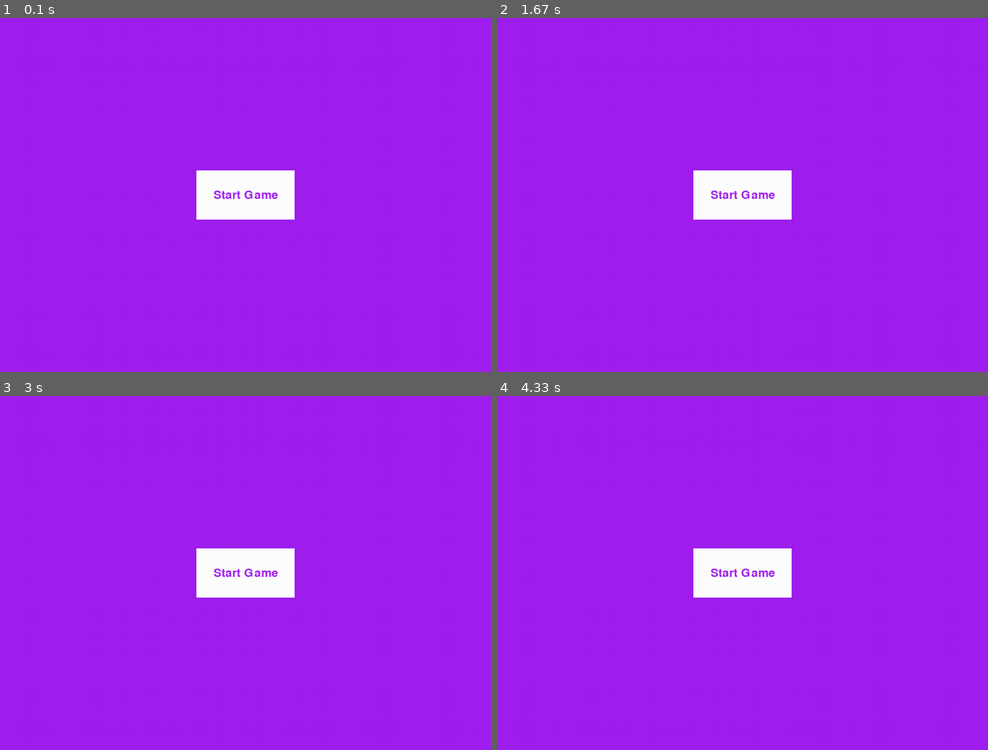
Above: before the commit, frames 1-4 (two rows, left to right).
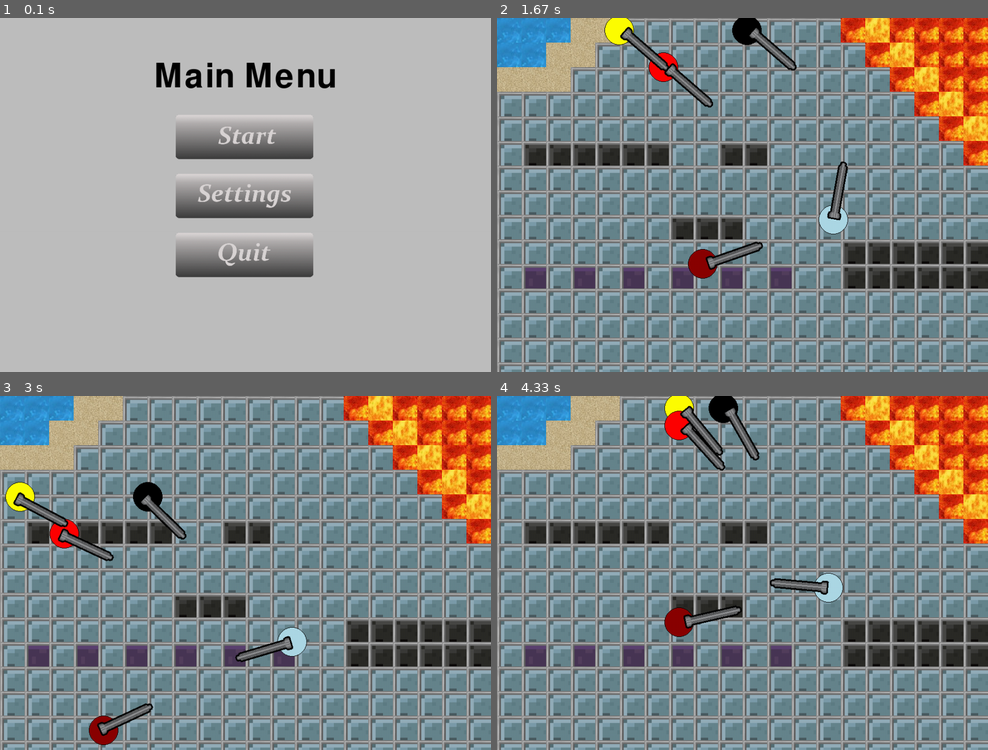
Above: after the commit, the same moments.

Repository: Luk38/Roboarena
Game: pygame game, started from RoboarenaGame.py
Two runs of this game, one before a commit and one after it. Both use one fixed random seed, a clock stepped at 60 frames per second and the inputs below.
Inputs (mouse positions are in pixels of both pictures, inside the frame that each line leads up to):
- Up to frame 1 (0.1 s): no input
- Up to frame 2 (1.67 s): click (742, 134) at 0.38 s; hold Right 0.67-1.13 s; move the mouse to (722, 99) at 0.7 s; hold Up 1.17-1.47 s; hold W 1.17-1.47 s; move the mouse to (830, 233) at 1.2 s; hold Right from 1.5 s (still down); hold D from 1.5 s (still down); move the mouse to (845, 148) at 1.53 s
- Up to frame 3 (3 s): release Right at 1.97 s; release D at 1.97 s; hold Left 2-2.53 s; hold A 2-2.53 s; move the mouse to (304, 548) at 2.03 s; hold Down 2.57-2.87 s; hold S 2.57-2.87 s; move the mouse to (68, 590) at 2.6 s; hold Left from 2.9 s (still down); hold A from 2.9 s (still down); move the mouse to (137, 686) at 2.93 s
- Up to frame 4 (4.33 s): release Left at 3.3 s; release A at 3.3 s; hold Up 3.33-3.7 s; hold W 3.33-3.7 s; move the mouse to (806, 530) at 3.37 s; hold Right from 3.73 s (still down); hold D from 3.73 s (still down); move the mouse to (560, 562) at 3.77 s

The runs differ from the first frame. In frame 1, 100% of the frame differs, in the area x 0-100%, y 0-100%; in frame 2, 100%; in frame 3, 100%; in frame 4, 100%.

Commit message:
Updated the Menu Screen

Diff:
--- a/RoboarenaGame.py
+++ b/RoboarenaGame.py
@@ -18,19 +18,17 @@
 
 # Variable if game active
 game_active = False
+settings_active = False
 
-# Button
-BUTTON_WIDTH = 200
-BUTTON_HEIGHT = 100
-BUTTON_COLOR = "white"
-BUTTON_TEXT = "Start Game"
-BUTTON_TEXT_COLOR = "purple"
-
-# Font
-font = pygame.font.Font(None, 36)
-text_surface = font.render(BUTTON_TEXT, True, BUTTON_TEXT_COLOR)
-text_rect = text_surface.get_rect(center=(SCREEN_WIDTH // 2,
-                                          SCREEN_HEIGHT // 2))
+# load buttons
+start_button_surface = pygame.image.load("img/Menu-images/startbutton.png")
+start_button_surface = pygame.transform.scale_by(start_button_surface, 0.5)
+settings_button_surface = pygame.image.load(
+    "img/Menu-images/settingsbutton.png")
+settings_button_surface = pygame.transform.scale_by(
+    settings_button_surface, 0.5)
+quit_button_surface = pygame.image.load("img/Menu-images/quitbutton.png")
+quit_button_surface = pygame.transform.scale_by(quit_button_surface, 0.5)
 
 # Arena
 Arena = arena(1000, 1000, 50, 50, "map_Lvl_1.txt")
@@ -64,6 +62,9 @@
                 y_dir = 1
             elif event.key == pygame.K_d:
                 x_dir = 1
+            elif event.key == pygame.K_ESCAPE:
+                game_active = False
+                settings_active = False
 
         if event.type == pygame.KEYUP:
             if event.key == pygame.K_w:
@@ -80,13 +81,11 @@
         # handler for mouse button
         if event.type == pygame.MOUSEBUTTONDOWN:
             print("Mouse Button pressed")
-            if text_rect.collidepoint(event.pos):
-                game_active = True
 
     if game_active:
         # Do logical updates here.
         # ...
-
+        pygame.display.set_caption("Roboarena")
         screen.fill("light yellow")  # Fill the display with a solid color
         Arena.draw(screen)
         # Render the graphics here.
@@ -102,28 +101,40 @@
         Robot2.update(screen, Player)
         Robot3.update(screen, Player)
         Robot4.update(screen, Player)
-
-    else:
+    elif settings_active:
+        pygame.display.set_caption("Settings")
+        screen.fill("black")
+    elif not game_active and not settings_active:
         # Do logical updates here.
         # ...
-
-        screen.fill("purple")  # Fill the display with a solid color
-
+        pygame.display.set_caption("Main Menu")
         # Render the graphics here.
         # ...
+        screen.fill("grey")  # Fill the display with a solid color
 
-        # Draw Start-Button
-        pygame.draw.rect(
-            screen,
-            BUTTON_COLOR,
-            (
-                SCREEN_WIDTH // 2 - BUTTON_WIDTH // 2,
-                SCREEN_HEIGHT // 2 - BUTTON_HEIGHT // 2,
-                BUTTON_WIDTH,
-                BUTTON_HEIGHT,
-            ),
-        )
+        text_font = pygame.font.Font(None, 100)
+        text_surface = text_font.render("Main Menu", True, "black")
+        text_rect = text_surface.get_rect(center=(SCREEN_WIDTH // 2,
+                                          SCREEN_HEIGHT // 6))
         screen.blit(text_surface, text_rect)
+
+        start_button_rect = start_button_surface.get_rect(
+            center=(SCREEN_WIDTH // 2, SCREEN_HEIGHT // 3))
+        screen.blit(start_button_surface, start_button_rect)
+        settings_button_rect = settings_button_surface.get_rect(
+            center=(SCREEN_WIDTH // 2, SCREEN_HEIGHT // 2))
+        screen.blit(settings_button_surface, settings_button_rect)
+        quit_button_rect = quit_button_surface.get_rect(
+            center=(SCREEN_WIDTH // 2, SCREEN_HEIGHT // 1.5))
+        screen.blit(quit_button_surface, quit_button_rect)
+        if event.type == pygame.MOUSEBUTTONDOWN:
+            print("Mouse Button pressed")
+            if start_button_rect.collidepoint(event.pos):
+                game_active = True
+            elif settings_button_rect.collidepoint(event.pos):
+                settings_active = True
+            elif quit_button_rect.collidepoint(event.pos):
+                pygame.quit()
 
     Player.x += 5 * x_dir
     Player.y += 5 * y_dir
Binary file added: img/Menu-images/quitbutton.png
Binary file added: img/Menu-images/settingsbutton.png
Binary file added: img/Menu-images/startbutton.png
Binary file added: img/sprint4_menu.png
